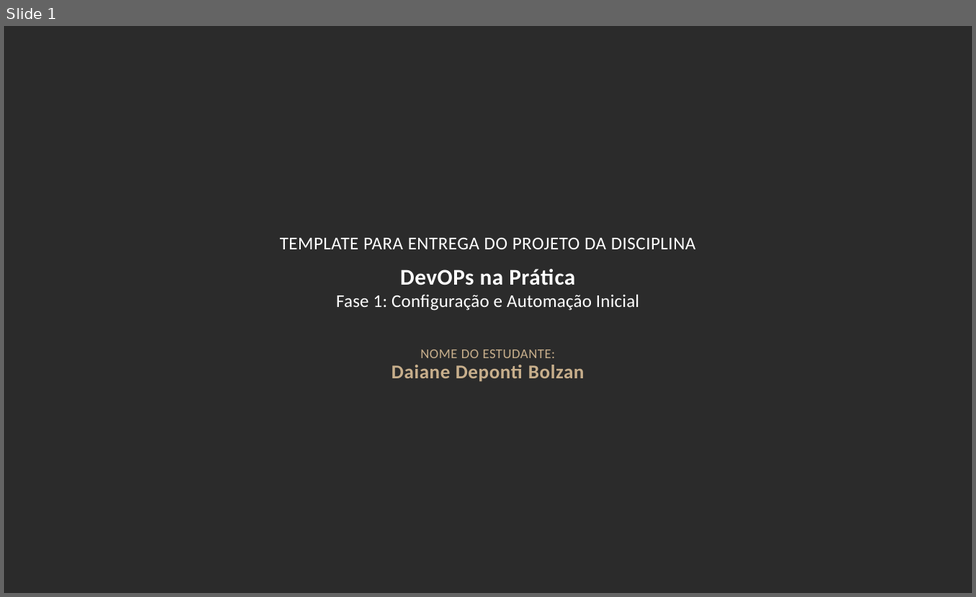
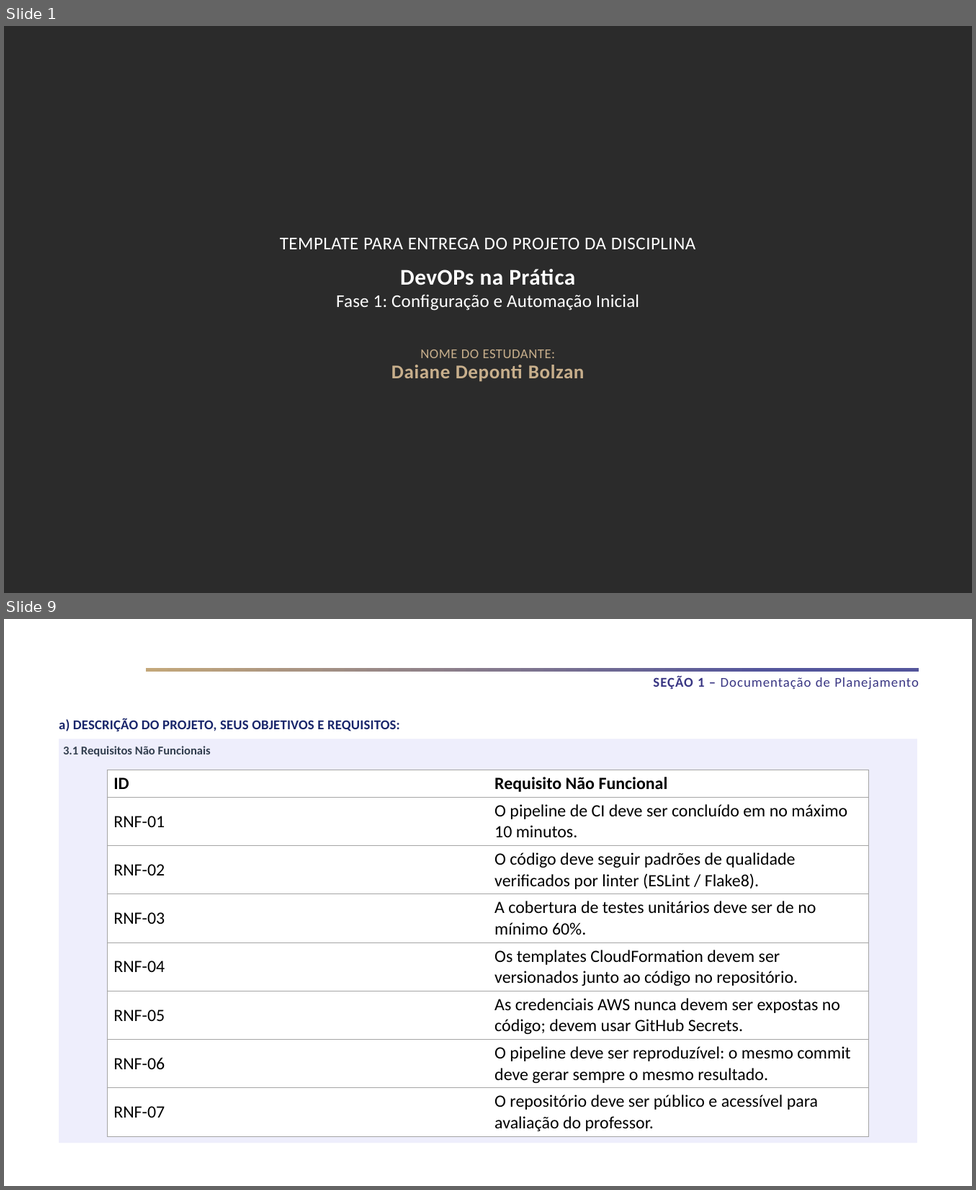
Before and after one commit to Daaaiii/Devops, a slide deck: Daiane Bolzan - Fase 1 - DevOps na Prática.pptx. Shown one above the other, each under a label of ours: slide 1 before the commit, slides 1 and 9 after it; the slides between them are not shown. The pictures are 976x597 and 976x1190 pixels, drawn with LibreOffice and Linux fonts; fonts in the diff are those of the drawing; background and template pictures are left out; a plain dark background stands for a picture behind light text. Boxes give left, top, right and bottom in pixels: in the first picture for what was removed or moved away, otherwise in the second. Text is boxed around its words. In the diff, an @@ line names an element or a change of style, - is before the commit and + after.

```diff
--- a/Daiane Bolzan - Fase 1 - DevOps na Prática.pptx
+++ b/Daiane Bolzan - Fase 1 - DevOps na Prática.pptx
@@ slide 9 added at (x1=4, y1=619, x2=972, y2=1186), background #FFFFFF @@
@@ rectangle added at (x1=145, y1=668, x2=918, y2=672), fill gradient #C3A77A to #53559B @@
@@ text added at (x1=653, y1=676, x2=918, y2=689), 18 pt, text #393683 @@
+SEÇÃO 1 – Documentação de Planejamento
@@ text added at (x1=59, y1=718, x2=400, y2=731), 18 pt, text #19266B, bold @@
+a) DESCRIÇÃO DO PROJETO, SEUS OBJETIVOS E REQUISITOS:
@@ text added at (x1=59, y1=739, x2=917, y2=1142), fill #EEEEFC, 16 pt, text #333F50, bold @@
+3.1 Requisitos Não Funcionais
@@ table added at (x1=107, y1=769, x2=869, y2=1134), 8 rows, 2 columns @@
+ID | Requisito Não Funcional
+RNF-01 | O pipeline de CI deve ser concluído em no máximo 10 minutos.
+RNF-02 | O código deve seguir padrões de qualidade verificados por linter (ESLint / Flake8).
+RNF-03 | A cobertura de testes unitários deve ser de no mínimo 60%.
+RNF-04 | Os templates CloudFormation devem ser versionados junto ao código no repositório.
+RNF-05 | As credenciais AWS nunca devem ser expostas no código; devem usar GitHub Secrets.
+RNF-06 | O pipeline deve ser reproduzível: o mesmo commit deve gerar sempre o mesmo resultado.
+RNF-07 | O repositório deve ser público e acessível para avaliação do professor.
```
Also in this commit, not shown: 13 other slides added, 5 slides removed, 1 other file.
